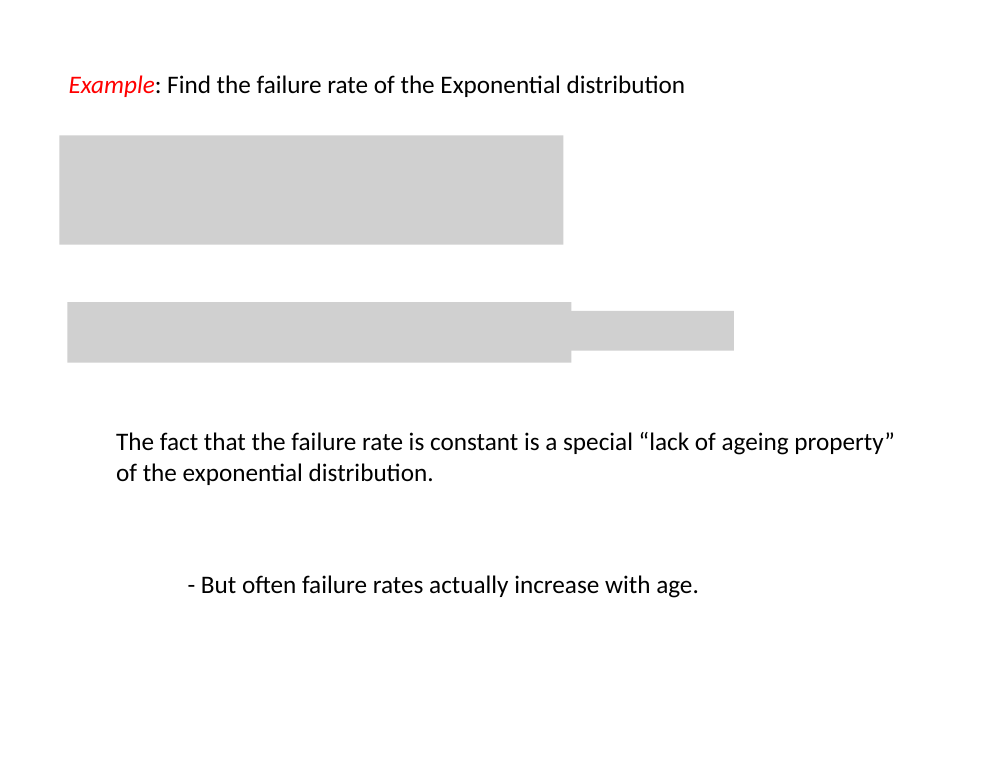
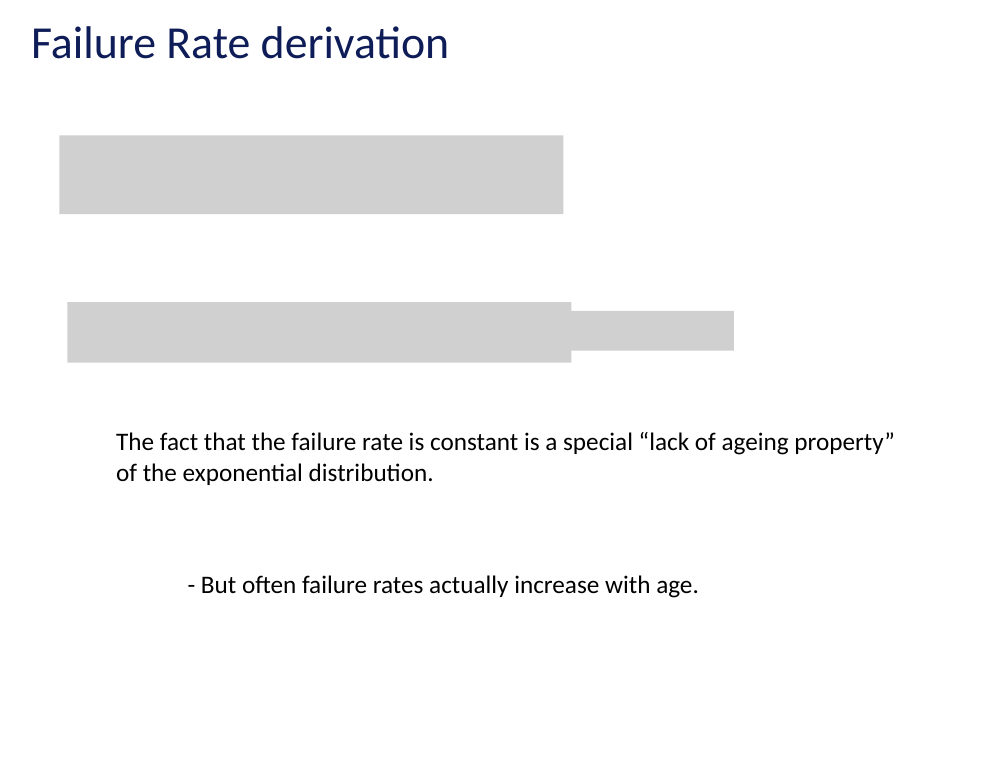
Before and after one commit to vu-resilient-distributed-systems/lectures-fall-2019, a slide deck: slide 38 of Module-3-reliability/02_02-reliabilityConcepts-2.pptx (slide 35 before the commit). Drawn at 1008x779 pixels with LibreOffice and Linux fonts; fonts in the diff are those of the drawing; grey boxes stand for pictures; background and template pictures are left out. Boxes give left, top, right and bottom in pixels: in the first picture for what was removed or moved away, otherwise in the second. Text is boxed around its words. In the diff, an @@ line names an element or a change of style, - is before the commit and + after.

```diff
--- a/Module-3-reliability/02_02-reliabilityConcepts-2.pptx
+++ b/Module-3-reliability/02_02-reliabilityConcepts-2.pptx
@@ text at (x1=31, y1=26, x2=449, y2=59): text changed; size 19.8 to 36 pt; text colour #000000 to #0E1C58 @@
-Example: Find the failure rate of the Exponential distribution
+Failure Rate derivation
@@ picture resized from (x1=60, y1=136, x2=564, y2=245) to (x1=60, y1=136, x2=564, y2=214) @@
```
Also in this commit, not shown: 7 other slides changed, 4 slides added, 1 slide removed.
